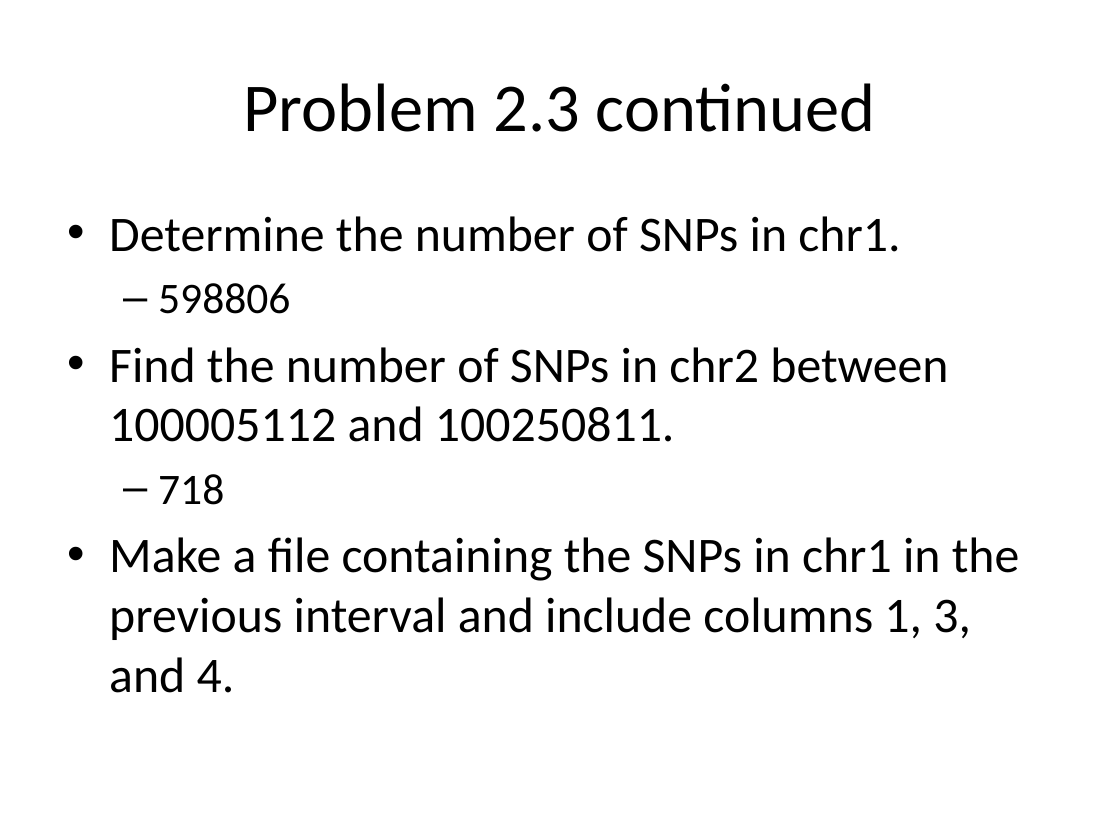
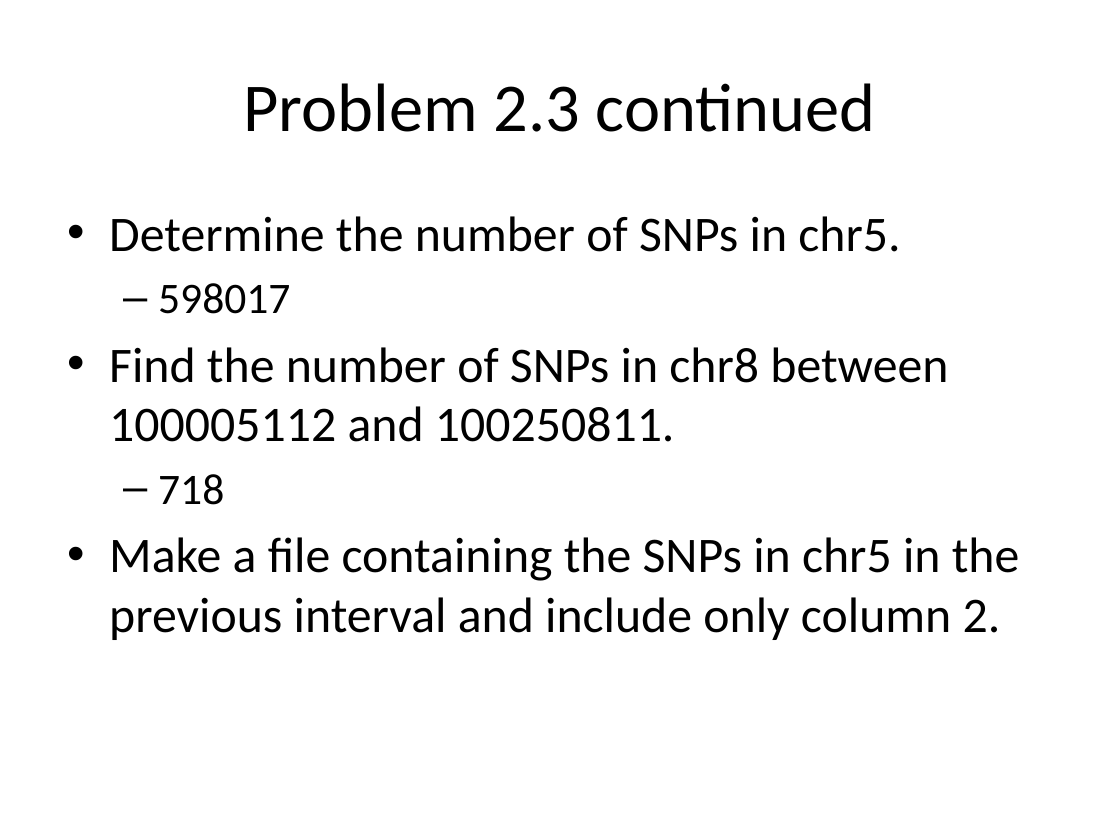
Before and after one commit to dib-lab/2013-srop-summer, a slide deck: slide 11 of Presentations/D1-3-CommandLineTools.pptx. Drawn at 1120x840 pixels with LibreOffice and Linux fonts; fonts in the diff are those of the drawing. Boxes give left, top, right and bottom in pixels: in the first picture for what was removed or moved away, otherwise in the second. Text is boxed around its words. In the diff, an @@ line names an element or a change of style, - is before the commit and + after.

```diff
--- a/Presentations/D1-3-CommandLineTools.pptx
+++ b/Presentations/D1-3-CommandLineTools.pptx
@@ text at (x1=109, y1=216, x2=948, y2=442): text changed @@
-• Determine the number of SNPs in chr1.
-  – 598806
-• Find the number of SNPs in chr2 between 100005112 and 100250811.
+• Determine the number of SNPs in chr5.
+  – 598017
+• Find the number of SNPs in chr8 between 100005112 and 100250811.
@@ text at (x1=109, y1=537, x2=1020, y2=640): text changed @@
-• Make a file containing the SNPs in chr1 in the previous interval and include columns 1, 3, and 4.
+• Make a file containing the SNPs in chr5 in the previous interval and include only column 2.
```
Also in this commit, not shown: 1 other slide changed, 4 other files.
